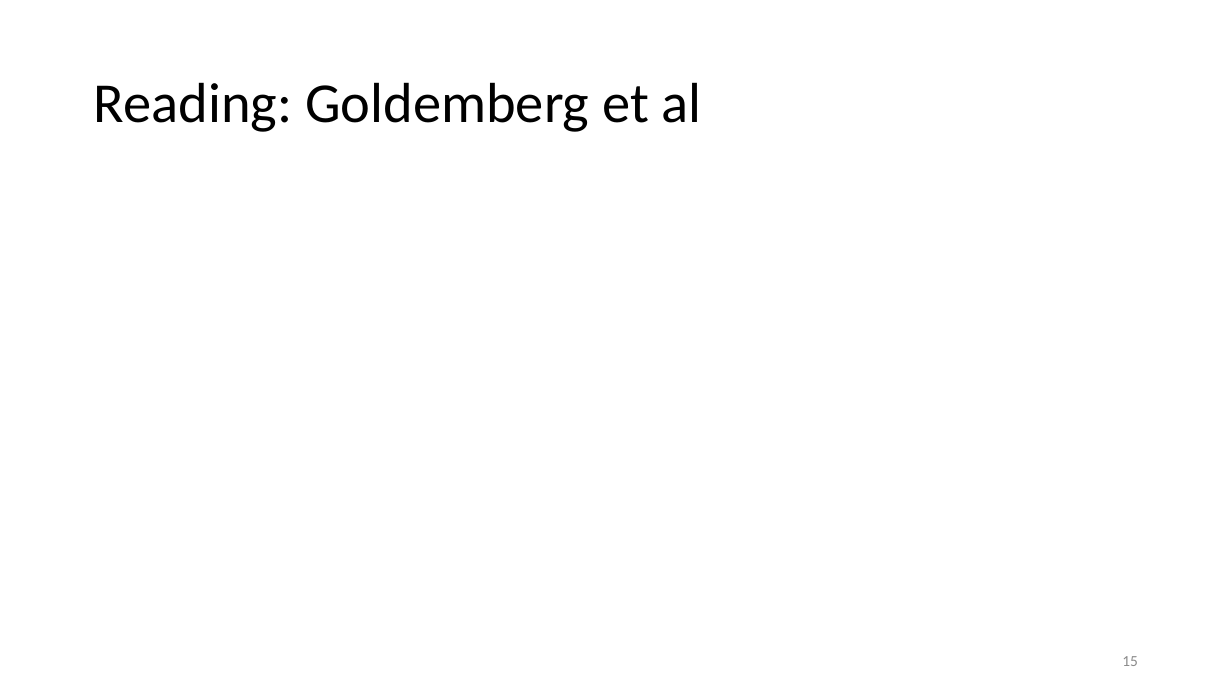
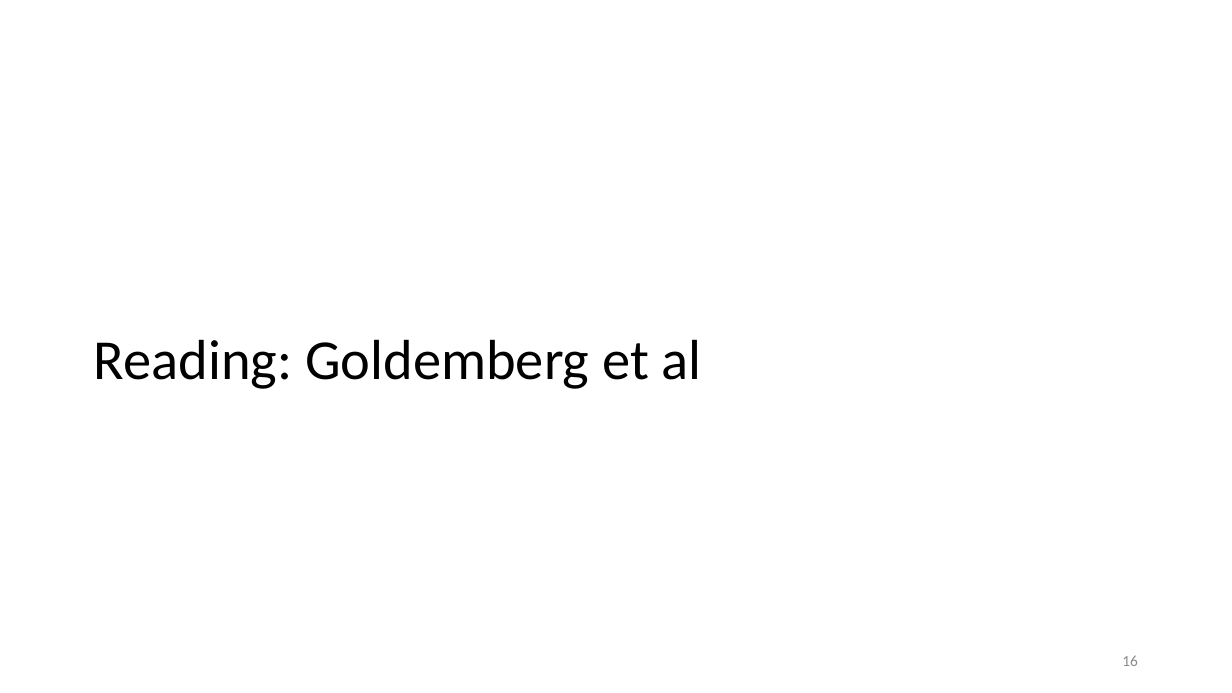
Before and after one commit to joshasuncion/ER-190C, a slide deck: slide 16 of lecture/Lecture 6 Sept 11/6 Data Cleaning, EDA and Energy.pptx (slide 15 before the commit). Drawn at 1232x693 pixels with LibreOffice and Linux fonts; fonts in the diff are those of the drawing. Boxes give left, top, right and bottom in pixels: in the first picture for what was removed or moved away, otherwise in the second. Text is boxed around its words. In the diff, an @@ line names an element or a change of style, - is before the commit and + after.

```diff
--- a/lecture/Lecture 6 Sept 11/6 Data Cleaning, EDA and Energy.pptx
+++ b/lecture/Lecture 6 Sept 11/6 Data Cleaning, EDA and Energy.pptx
@@ title "Reading: Goldemberg et al": place and size @@
-title "Reading: Goldemberg et al" at (94, 82, 702, 132)
+title "Reading: Goldemberg et al" at (94, 339, 702, 389)
@@ page number at (1122, 655, 1138, 666): text changed @@
-15
+16
```
Also in this commit, not shown: 8 other slides changed, 1 slide added, 1 slide removed, 3 other files.
